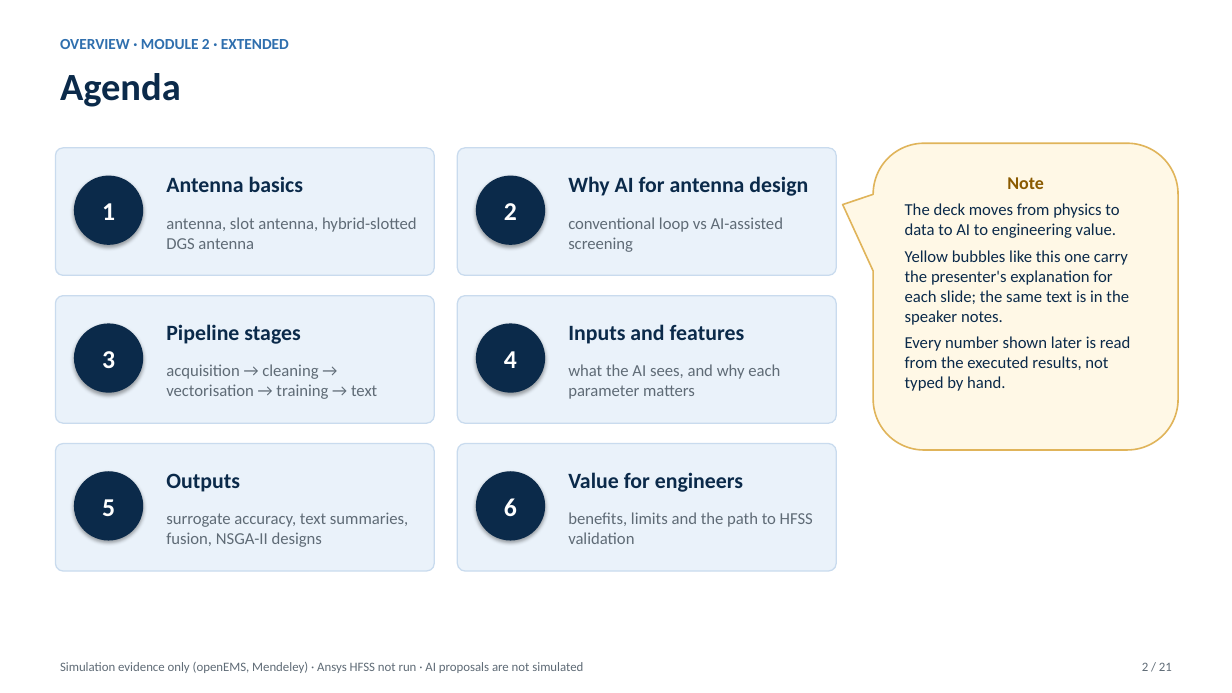
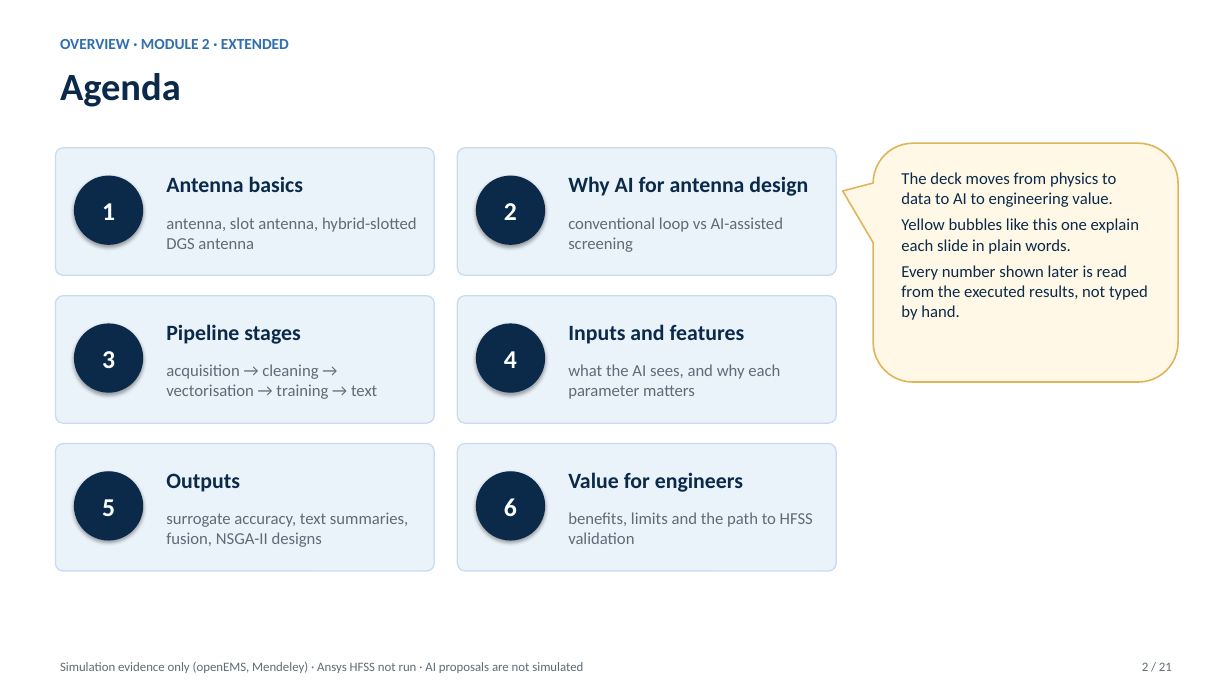
Before and after one commit to rathiabeth-sudo/902---Module-2, a slide deck: slide 2 of presentations/module2_extended_presentation.pptx. Drawn at 1232x693 pixels with LibreOffice and Linux fonts; fonts in the diff are those of the drawing. Boxes give left, top, right and bottom in pixels: in the first picture for what was removed or moved away, otherwise in the second. Text is boxed around its words. In the diff, an @@ line names an element or a change of style, - is before the commit and + after.

```diff
--- a/presentations/module2_extended_presentation.pptx
+++ b/presentations/module2_extended_presentation.pptx
@@ rounded speech box "The deck moves from physics ...": place and size @@
-rounded speech box "The deck moves from physics ..." at [873, 143, 1178, 450]
+rounded speech box "The deck moves from physics ..." at [873, 143, 1178, 382]
@@ text in rounded speech box at [901, 172, 1116, 207]: less space between paragraphs @@
@@ text in rounded speech box at [1007, 177, 1044, 189]: paragraph removed @@
-Note
@@ text in rounded speech box at [901, 218, 1139, 254]: text changed @@
-Yellow bubbles like this one carry the presenter's explanation for each slide; the same text is in the speaker notes.
+Yellow bubbles like this one explain each slide in plain words.
```
Also in this commit, not shown: 20 other slides changed, 1 other file.
